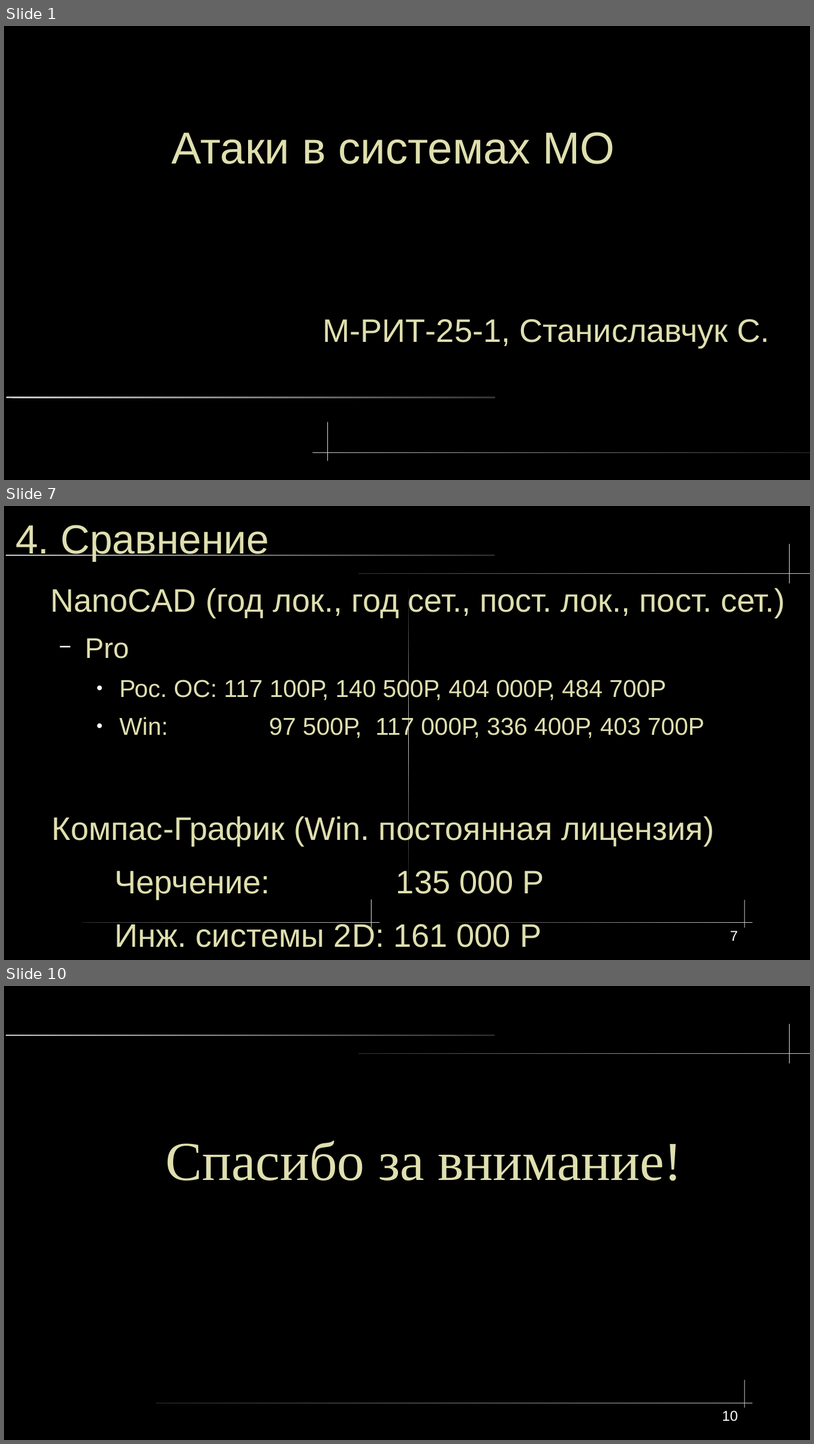
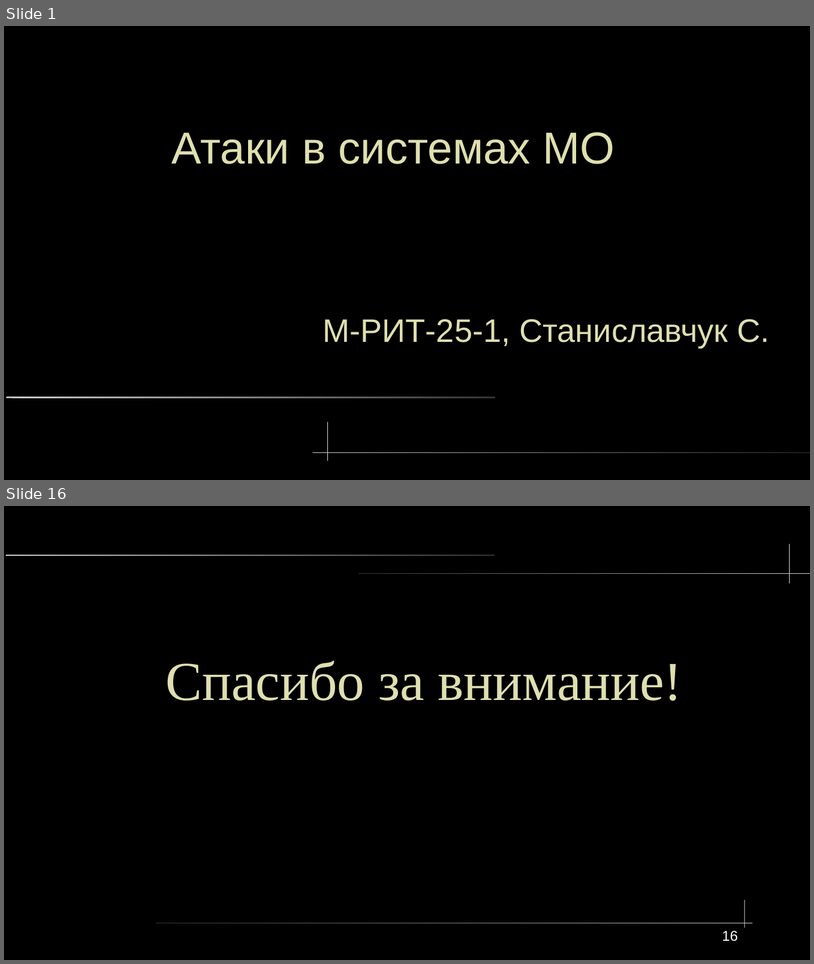
Before and after one commit to lxvevery1/LSTU_MAG, a slide deck: 5_1/ML/lab/coursework/presentation/ProjectOrg.odp. Shown one above the other, each under a label of ours: slides 1, 7 and 10 before the commit, slides 1 and 16 after it; the slides between them are not shown. The pictures are 814x1444 and 814x964 pixels, drawn with LibreOffice and Linux fonts; fonts in the diff are those of the drawing. Boxes give left, top, right and bottom in pixels: in the first picture for what was removed or moved away, otherwise in the second. Text is boxed around its words. In the diff, an @@ line names an element or a change of style, - is before the commit and + after.

```diff
--- a/5_1/ML/lab/coursework/presentation/ProjectOrg.odp
+++ b/5_1/ML/lab/coursework/presentation/ProjectOrg.odp
@@ slide 7 removed at (4, 506, 810, 960), background #000000; not listed: 4 template elements that a slide beside it also shows @@
@@ title removed at (15, 525, 269, 562) @@
-4. Сравнение
@@ text removed at (50, 588, 785, 947) @@
-NanoCAD (год лок., год сет., пост. лок., пост. сет.)
-  − Pro
-    ● Рос. ОС: 117 100Р, 140 500Р, 404 000Р, 484 700Р
-    ● Win: 97 500Р, 117 000Р, 336 400Р, 403 700Р
-Компас-График (Win. постоянная лицензия)
-Черчение: 135 000 Р
-Инж. системы 2D: 161 000 Р
-Электрика 2D: 184 000 Р
@@ freeform shape removed at (408, 589, 410, 885) @@
@@ freeform shape removed at (371, 899, 372, 927) @@
@@ rounded rectangle removed at (81, 922, 380, 922) @@
@@ rounded rectangle removed at (455, 922, 753, 922) @@
@@ page number removed at (731, 930, 738, 940) @@
-7
@@ what was slide 10 is now slide 16 @@
@@ page number at (722, 930, 738, 941): text changed @@
-10
+16
```
Also in this commit, not shown: 2 slides changed, 13 slides added, 5 other slides removed, 4 other files.
